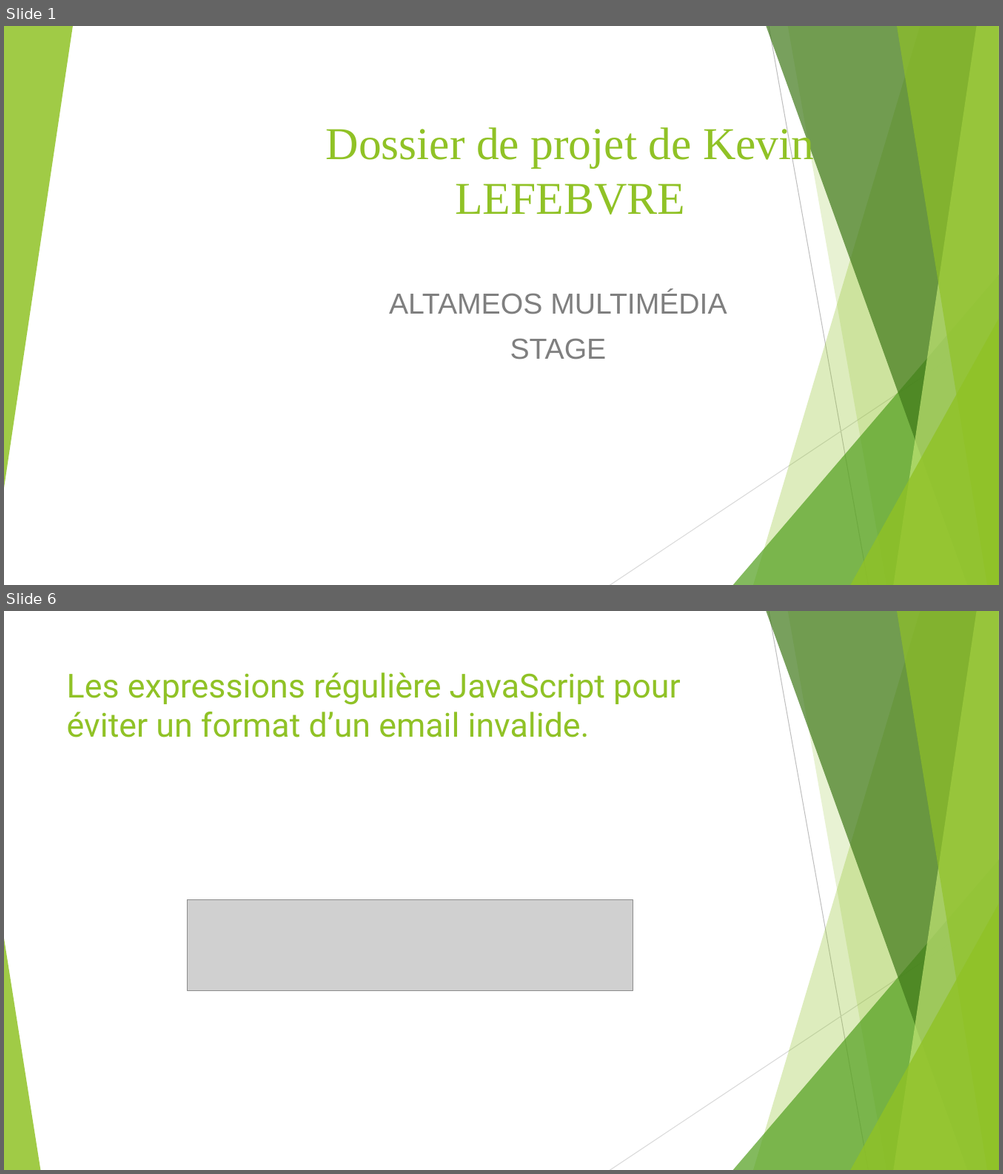
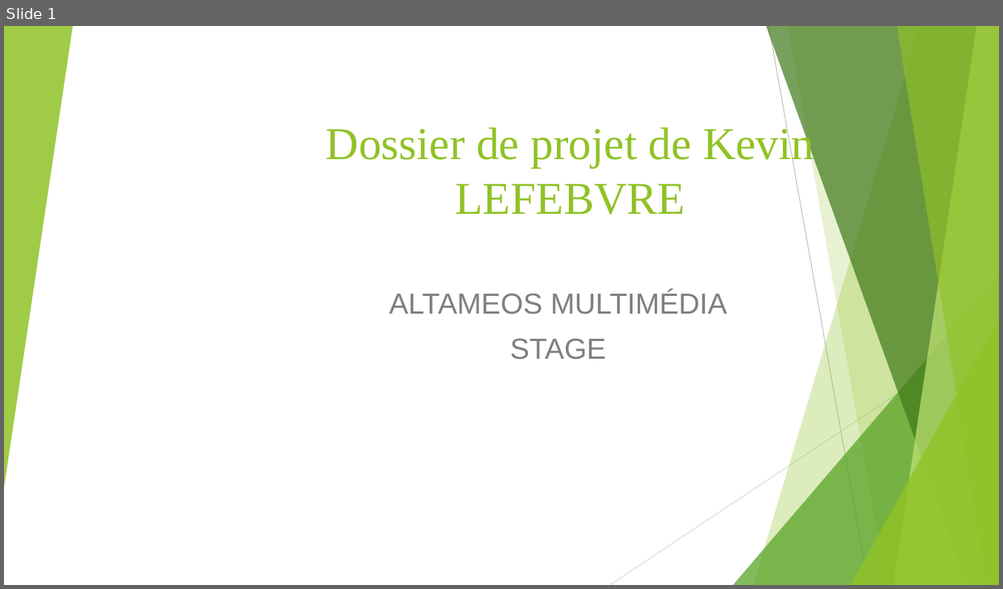
Before and after one commit to Kevin200122/DWWM, a slide deck: DossierProjetStage/DossierProjetBonus.odp. Shown one above the other, each under a label of ours: slides 1 and 6 before the commit, slide 1 after it; the slides between them are not shown. The pictures are 1003x1174 and 1003x589 pixels, drawn with LibreOffice and Linux fonts; fonts in the diff are those of the drawing; grey boxes stand for pictures. Boxes give left, top, right and bottom in pixels: in the first picture for what was removed or moved away, otherwise in the second. Text is boxed around its words. In the diff, an @@ line names an element or a change of style, - is before the commit and + after.

```diff
--- a/DossierProjetStage/DossierProjetBonus.odp
+++ b/DossierProjetStage/DossierProjetBonus.odp
@@ slide 6 removed at bbox=[4, 611, 999, 1170], background #FFFFFF; not listed: 9 template elements that a slide beside it also shows @@
@@ title removed at bbox=[67, 672, 680, 738] @@
-Les expressions régulière JavaScript pour éviter un format d’un email invalide.
@@ picture removed at bbox=[187, 900, 633, 991] @@
@@ freeform shape removed at bbox=[4, 939, 40, 1170] @@
```
Also in this commit, not shown: 10 slides changed, 20 slides added, 5 other slides removed, 2 other files.
